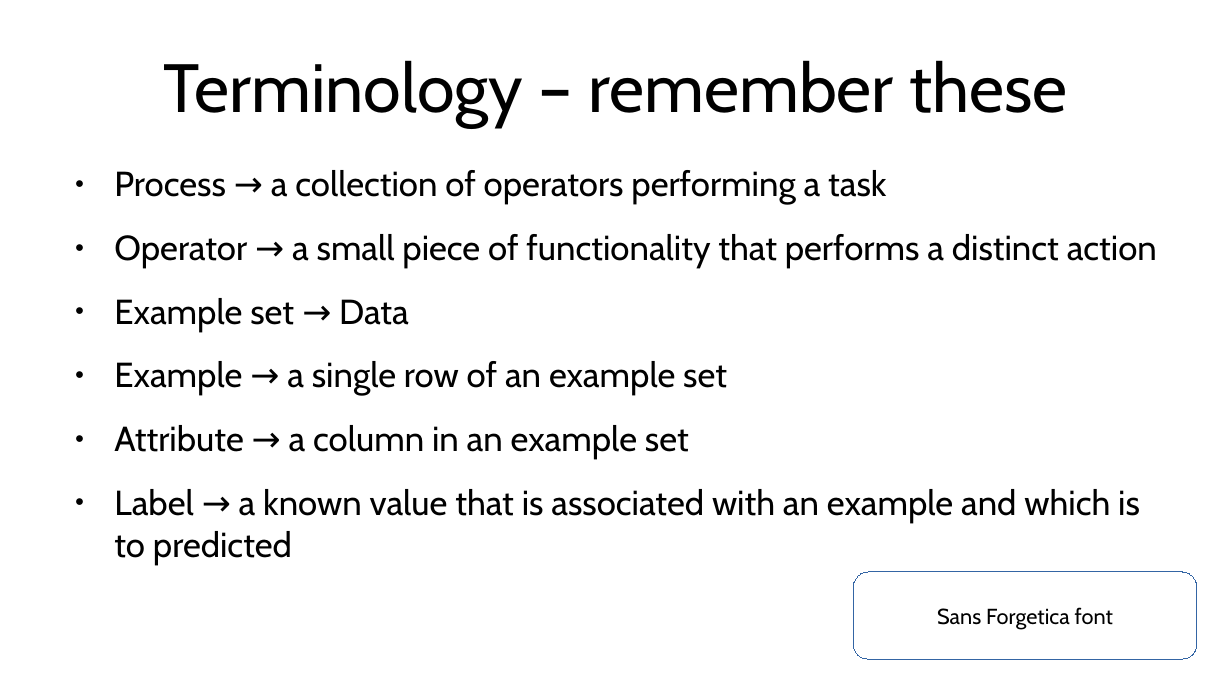
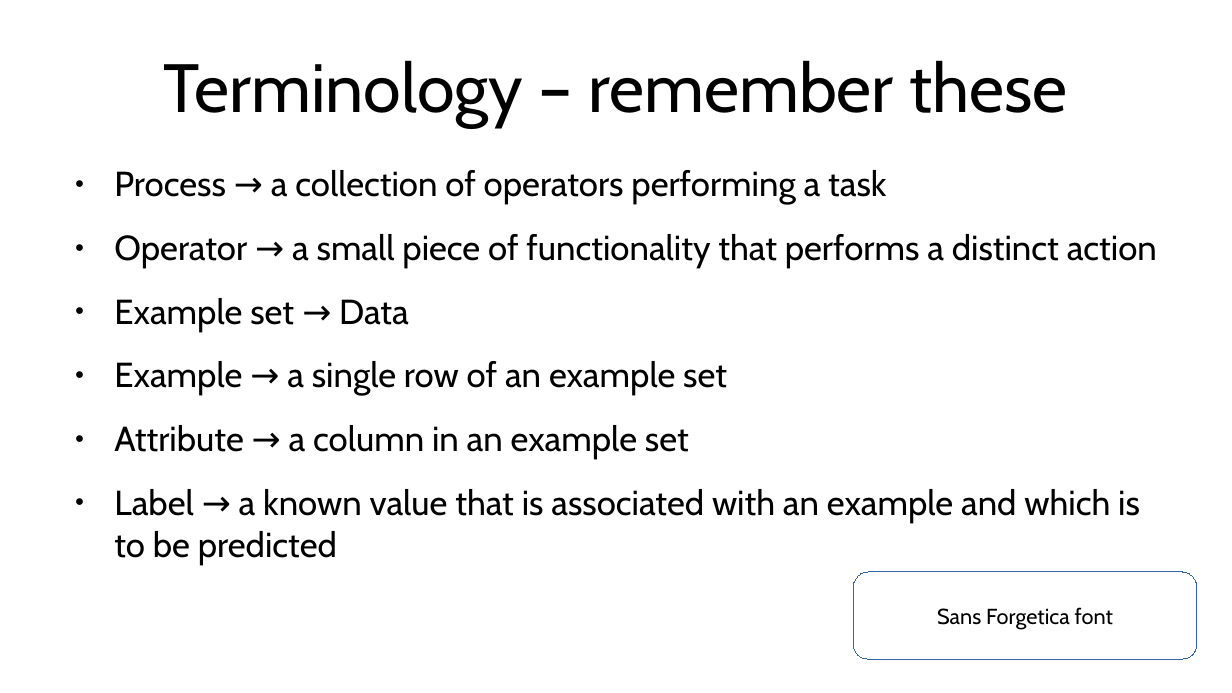
Before and after one commit to awchisholm/RapidMinerOverview, a slide deck: slide 6 of RapidMinerIntroduction.odp. Drawn at 1232x693 pixels with LibreOffice and Linux fonts; fonts in the diff are those of the drawing. Boxes give left, top, right and bottom in pixels: in the first picture for what was removed or moved away, otherwise in the second. Text is boxed around its words. In the diff, an @@ line names an element or a change of style, - is before the commit and + after.

Commit message:
typo

```diff
--- a/RapidMinerIntroduction.odp
+++ b/RapidMinerIntroduction.odp
@@ text at (114, 489, 1140, 565): text changed @@
-● Label → a known value that is associated with an example and which is to predicted
+● Label → a known value that is associated with an example and which is to be predicted
```
